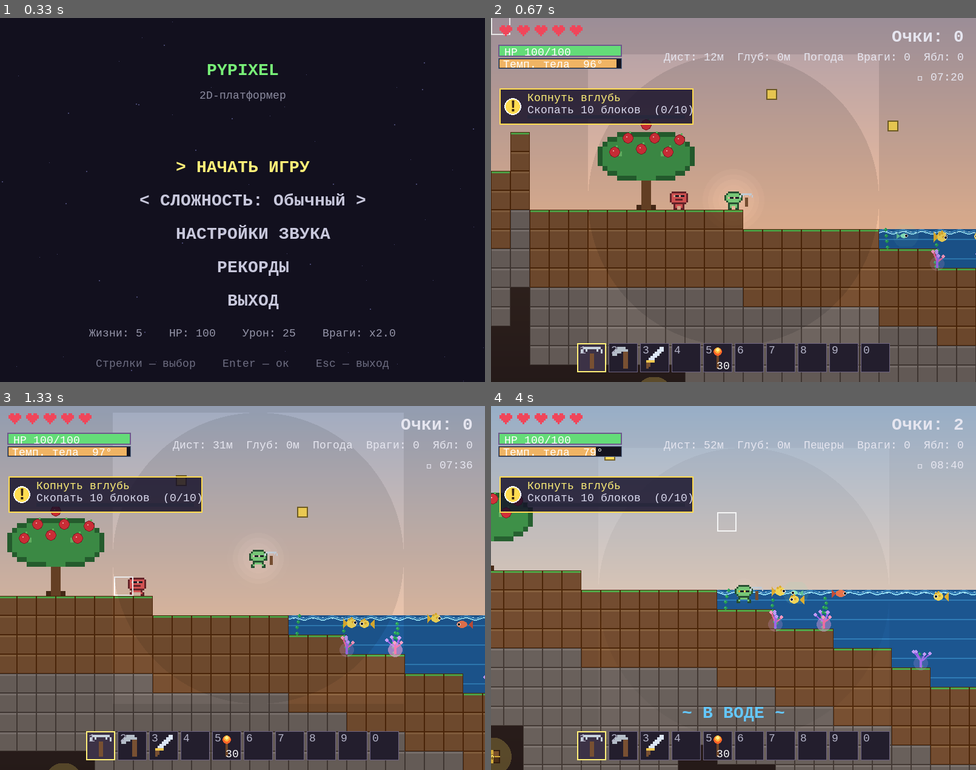
Above: before the commit, frames 1-4 (two rows, left to right).
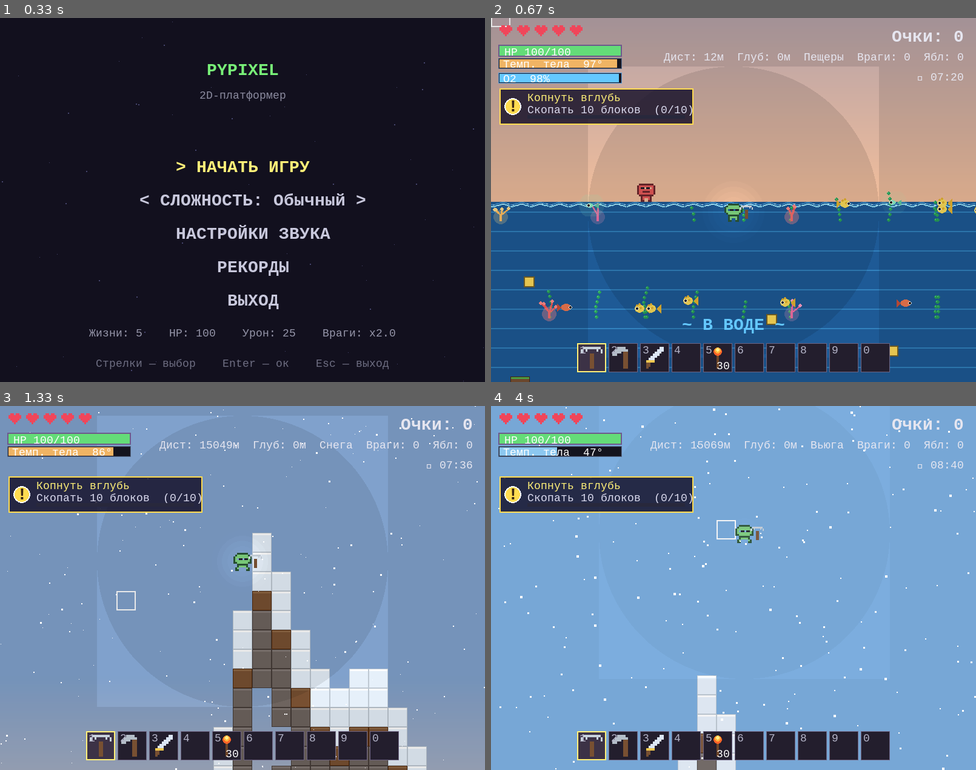
Above: after the commit, the same moments.

Repository: Folombas/PyGame2026
Game: pygame game, started from PyPixel/main.py
Same seed, same stepped clock (60 frames per second), same inputs: the game is played once before the commit and once after it.
Inputs (mouse positions are in pixels of both pictures, inside the frame that each line leads up to):
- Up to frame 1 (0.33 s): no input
- Up to frame 2 (0.67 s): tap Enter at 0.33 s
- Up to frame 3 (1.33 s): hold T 0.67-1.13 s; hold Right 0.67-1.13 s; move the mouse to (397, 577) at 0.7 s; hold Right from 1.17 s (still down); move the mouse to (126, 591) at 1.2 s; tap Space at 1.23 s
- Up to frame 4 (4 s): tap Space at 1.53, 1.73, 2.07, 2.37, 2.57, 2.87, 3.13, 3.43, 3.57, 3.97 s; release Right at 1.63 s; hold Up 1.67-1.97 s; move the mouse to (583, 533) at 1.7 s; hold Right 2-2.47 s; move the mouse to (912, 715) at 2.03 s; tap 1 at 2.15, 3.65 s; hold Left 2.5-3.03 s; move the mouse to (607, 453) at 2.53 s; hold Left 3.07-3.47 s; move the mouse to (617, 515) at 3.1 s; hold Up 3.5-3.87 s; move the mouse to (738, 624) at 3.53 s; hold Right from 3.9 s (still down); move the mouse to (718, 526) at 3.93 s

Frame 1 is identical in both runs. In frame 2, 50% of the frame differs, in the area x 0-100%, y 2-100%; in frame 3, 87%; in frame 4, 90%, in the area x 0-100%, y 0-100%.

Commit message:
Oceans deeper (90 tiles) and more common; better T teleport diagnostics

Diff:
--- a/PyPixel/main.py
+++ b/PyPixel/main.py
@@ -553,11 +553,15 @@
                 # ищем ближайший глубокий океан
                 px = L["player"].rect.centerx // TILE
                 best_tx = None
+                best_depth = 0
                 # ищем вправо-влево
-                for dist in range(0, 5000, 20):
+                for dist in range(0, 8000, 10):
                     for sign in (-1, 1):
                         tx = px + sign * dist
-                        if SURFACE_TY - surface_ty(tx) >= 25:
+                        d = SURFACE_TY - surface_ty(tx)
+                        if d > best_depth:
+                            best_depth = d
+                        if d >= 20:
                             best_tx = tx
                             break
                     if best_tx is not None:
@@ -570,7 +574,7 @@
                     L["camera"].offset_y = L["player"].rect.centery - HEIGHT // 2
                     print(f"[TP] Телепорт в океан: tx={best_tx}, depth={SURFACE_TY - surface_ty(best_tx)}")
                 else:
-                    print("[TP] Океан не найден в радиусе 5000 тайлов")
+                    print(f"[TP] Океан не найден. Максимальная глубина: {best_depth} тайлов")
             elif event.key == pygame.K_u and L["state"] == "playing":
                 px = L["player"].rect.centerx + (60 if L["player"].facing_right else -60)
                 py = L["player"].rect.bottom - 44
--- a/PyPixel/world.py
+++ b/PyPixel/world.py
@@ -67,14 +67,12 @@
 
 # =============== ГЕНЕРАЦИЯ РЕЛЬЕФА ===============
 def ocean_depth_at(tx):
-    """Насколько глубоко в океане находится колонка tx (в тайлах).
-    0 = мелко/берег, положительное = глубоко."""
-    # Океаны по X: большие зоны, где поверхность значительно ниже
-    v = _s1d(tx, 200, 33)
-    if v < 0.30:
-        # это океан!
-        t = (0.30 - v) / 0.30   # 0..1
-        return int((t ** 1.3) * 60)   # до 60 тайлов вниз
+    """Насколько глубоко в океане находится колонка tx (в тайлах)."""
+    # Океаны — широкая зона
+    v = _s1d(tx, 180, 33)
+    if v < 0.50:
+        t = (0.50 - v) / 0.50   # 0..1
+        return int((t ** 1.1) * 90)   # до 90 тайлов вниз
     return 0
 
 
